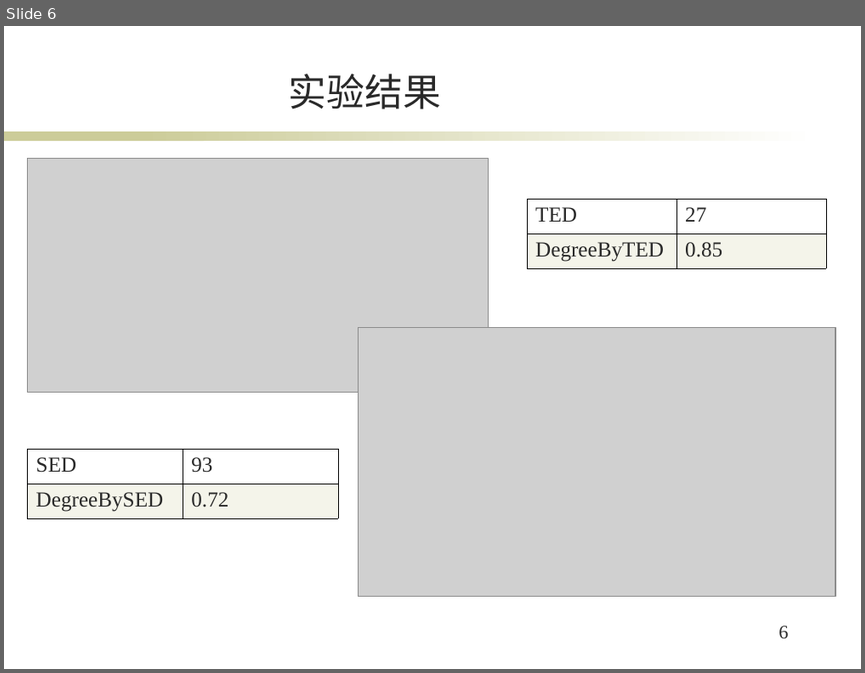
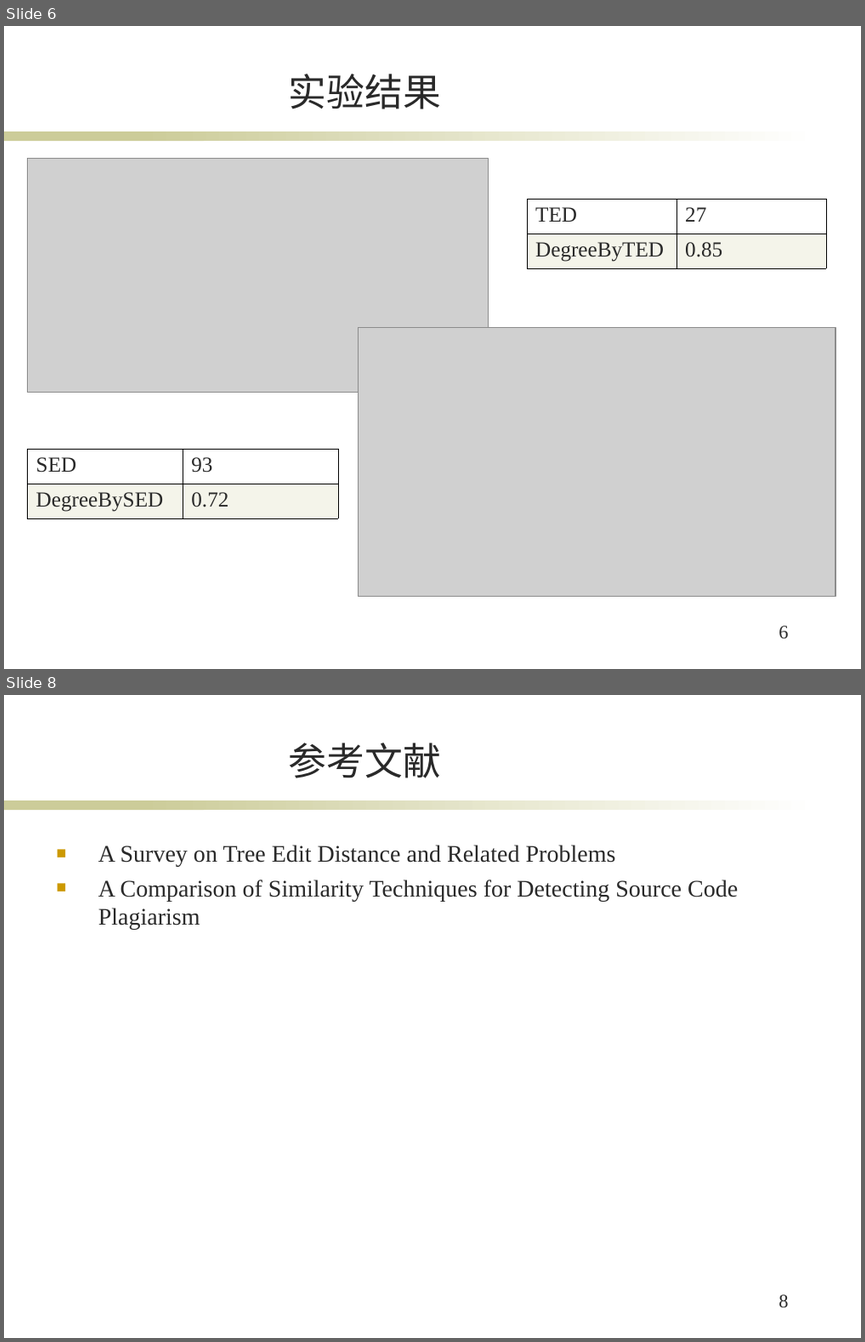
Before and after one commit to killxin/student-project, a slide deck: sat-ast-ted/实验报告.ppt. Shown one above the other, each under a label of ours: slide 6 before the commit, slides 6 and 8 after it; the slides between them are not shown. The pictures are 865x673 and 865x1342 pixels, drawn with LibreOffice and Linux fonts; fonts in the diff are those of the drawing; grey boxes stand for pictures; background and template pictures are left out. Boxes give left, top, right and bottom in pixels: in the first picture for what was removed or moved away, otherwise in the second. Text is boxed around its words. In the diff, an @@ line names an element or a change of style, - is before the commit and + after.

```diff
--- a/sat-ast-ted/实验报告.ppt
+++ b/sat-ast-ted/实验报告.ppt
@@ slide 8 added at [4, 695, 861, 1338], background #FFFFFF; not listed: 2 template elements that a slide beside it also shows @@
@@ title added at [289, 743, 441, 778], 32 pt, text #292929 @@
+参考文献
@@ text added at [98, 845, 738, 930], 20 pt, text #292929 @@
+■ A Survey on Tree Edit Distance and Related Problems
+■ A Comparison of Similarity Techniques for Detecting Source Code Plagiarism
@@ page number added at [778, 1294, 788, 1308], 16 pt, text #292929 @@
+8
```
Also in this commit, not shown: 1 slide changed.
